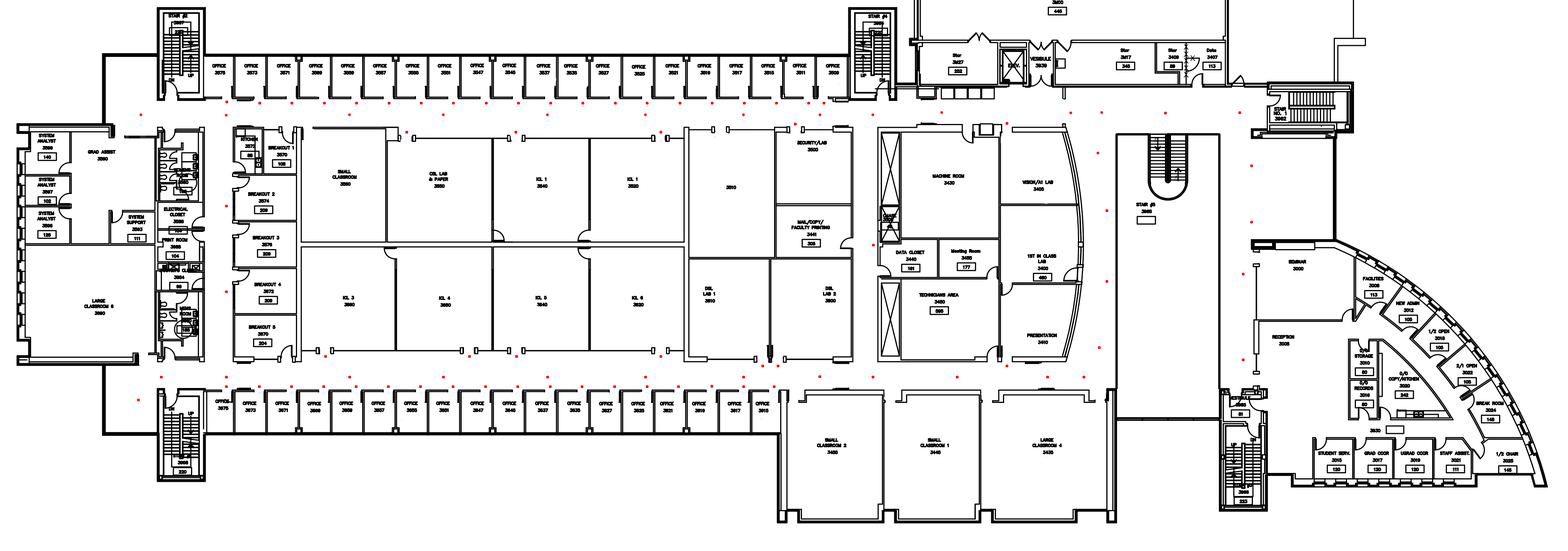
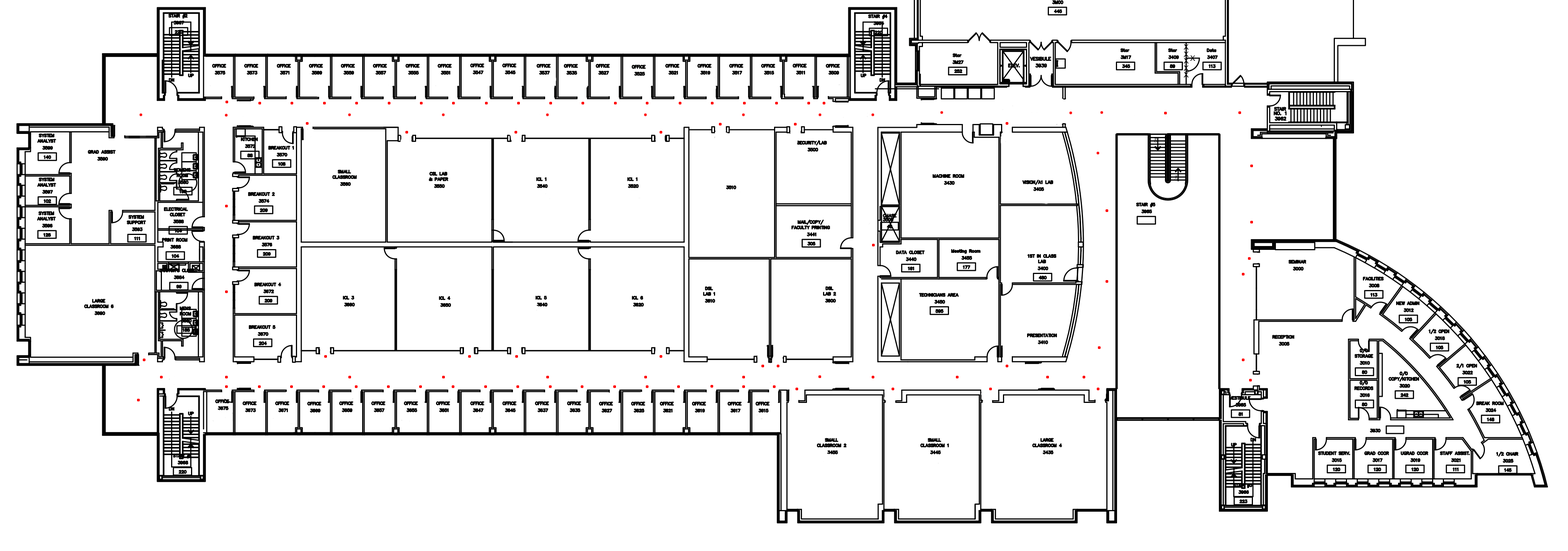
Layer changes from the first w=1568, h=551 image to the second:
painted on "Locations" over [142, 122, 1252, 391]
